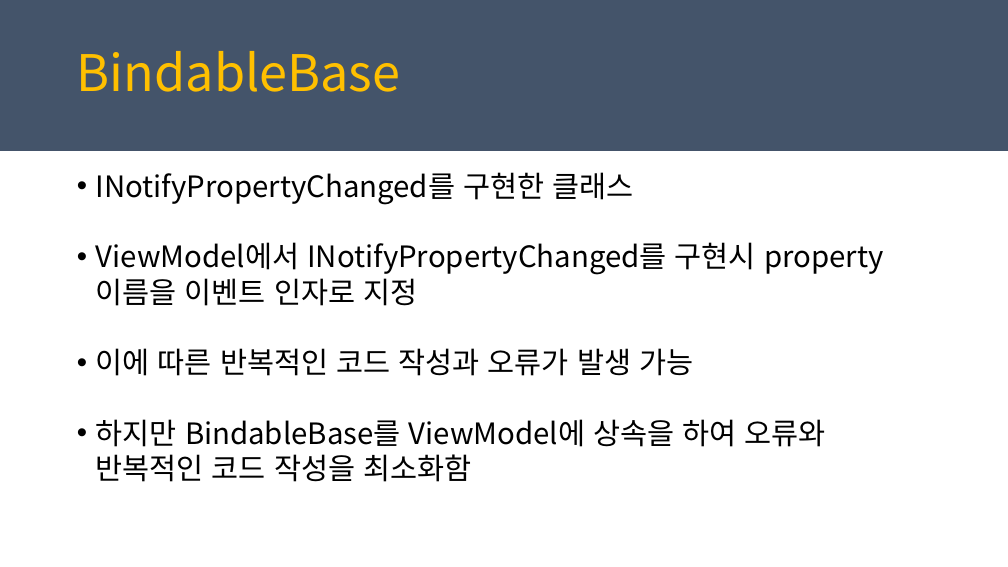
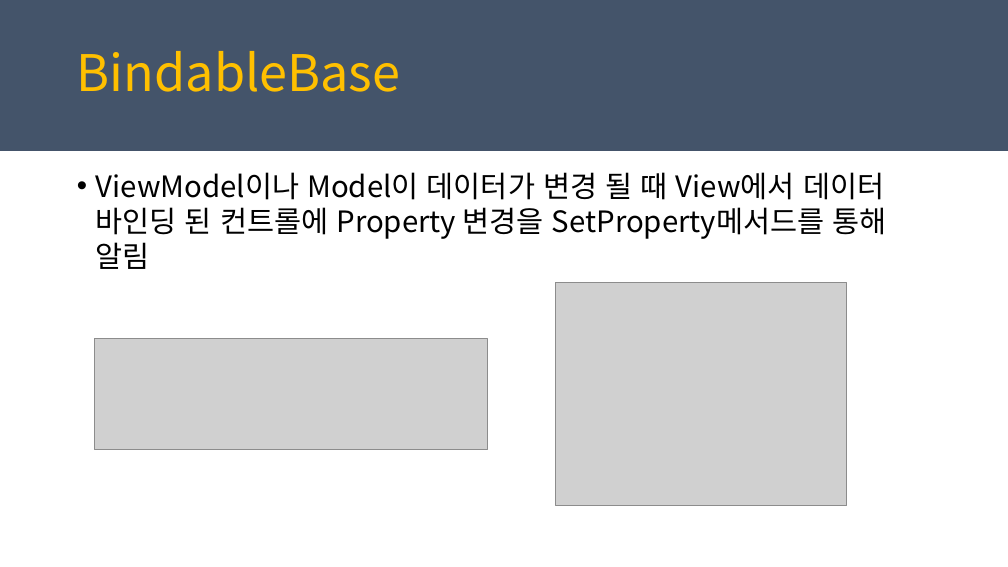
Before and after one commit to juniair/Summary-PPT, a slide deck: slide 10 of PRISM_경준.pptx. Drawn at 1008x567 pixels with LibreOffice and Linux fonts; fonts in the diff are those of the drawing; grey boxes stand for pictures. Boxes give left, top, right and bottom in pixels: in the first picture for what was removed or moved away, otherwise in the second. Text is boxed around its words. In the diff, an @@ line names an element or a change of style, - is before the commit and + after.

```diff
--- a/PRISM_경준.pptx
+++ b/PRISM_경준.pptx
@@ text at (96,172,886,269): text changed @@
-• INotifyPropertyChanged를 구현한 클래스
-• ViewModel에서 INotifyPropertyChanged를 구현시 property 이름을 이벤트 인자로 지정
-• 이에 따른 반복적인 코드 작성과 오류가 발생 가능
-• 하지만 BindableBase를 ViewModel에 상속을 하여 오류와 반복적인 코드 작성을 최소화함
+• ViewModel이나 Model이 데이터가 변경 될 때 View에서 데이터 바인딩 된 컨트롤에 Property 변경을 SetProperty메서드를 통해 알림
@@ picture added at (556,283,847,507) @@
@@ picture added at (95,339,488,449) @@
```
Also in this commit, not shown: 7 other slides changed, 3 slides added, 3 slides removed, 3 other files.
